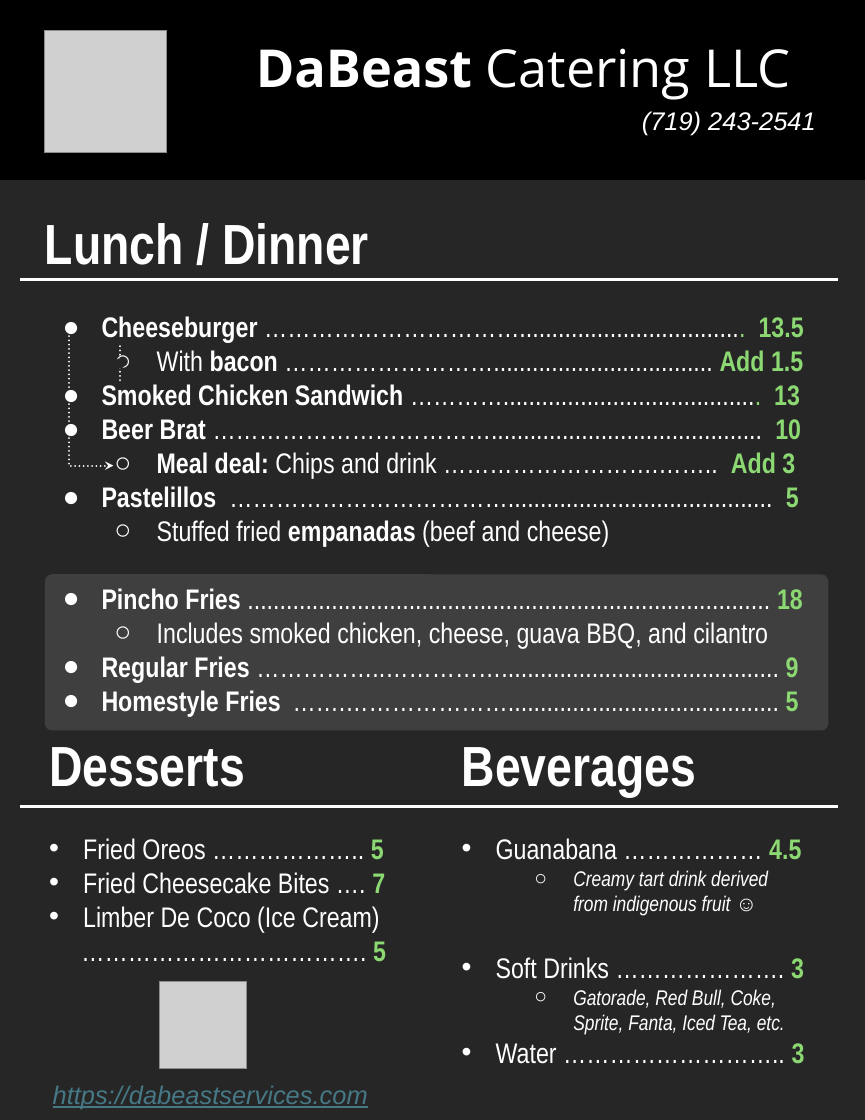
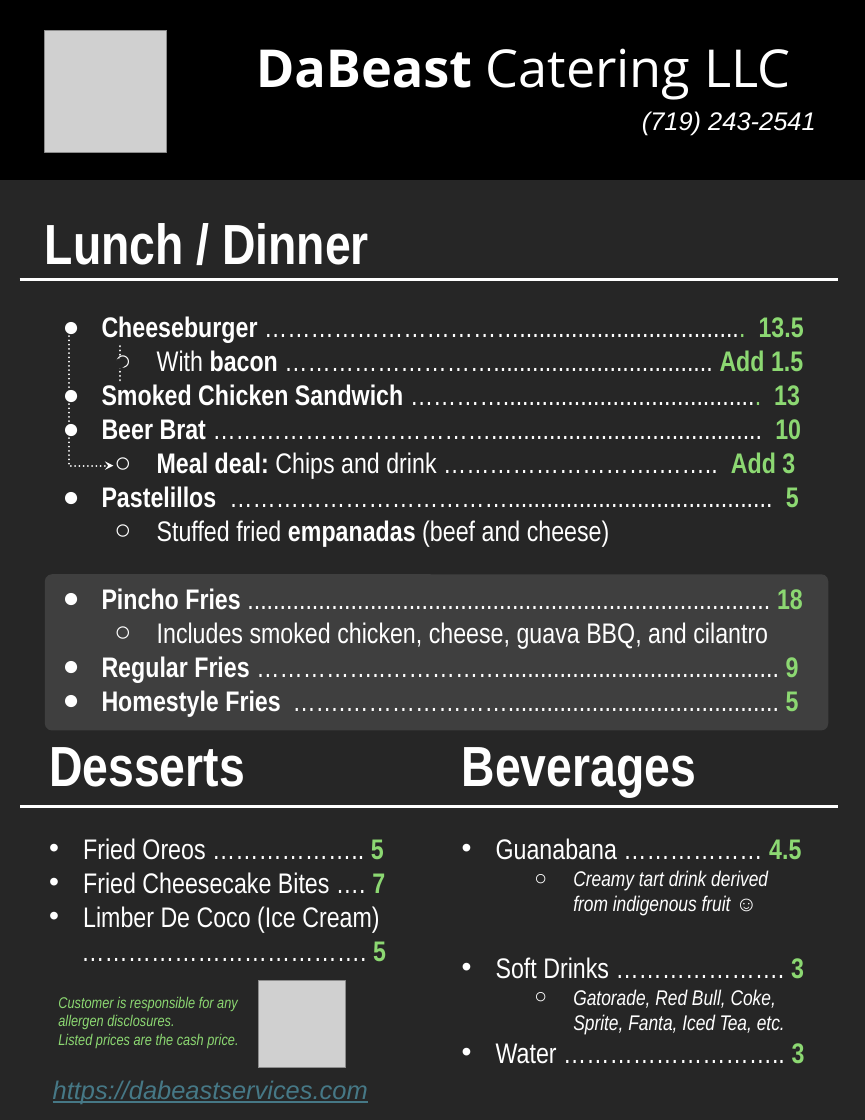
Before and after one commit to dabeastservices/dabeastservices.github.io, a slide deck: slide 1 of misc/Menu Letter 8.5 by 11 on 12-12-24/2_Letter_DaBeast Services Menu.pptx. Drawn at 865x1120 pixels with LibreOffice and Linux fonts; fonts in the diff are those of the drawing; grey boxes stand for pictures. Boxes give left, top, right and bottom in pixels: in the first picture for what was removed or moved away, otherwise in the second. Text is boxed around its words. In the diff, an @@ line names an element or a change of style, - is before the commit and + after.

Commit message:
Improve presentation

```diff
--- a/misc/Menu Letter 8.5 by 11 on 12-12-24/2_Letter_DaBeast Services Menu.pptx
+++ b/misc/Menu Letter 8.5 by 11 on 12-12-24/2_Letter_DaBeast Services Menu.pptx
@@ picture moved from (x1=160, y1=981, x2=247, y2=1069) to (x1=258, y1=980, x2=346, y2=1068) @@
@@ text added at (x1=58, y1=996, x2=238, y2=1049), 11 pt, text #8CD872, italic @@
+Customer is responsible for any allergen disclosures.
+Listed prices are the cash price.
@@ text "https://dabeastservices.com" moved from (x1=53, y1=1085, x2=368, y2=1109) to (x1=53, y1=1080, x2=368, y2=1104) @@
```
Also in this commit, not shown: 18 other files.
